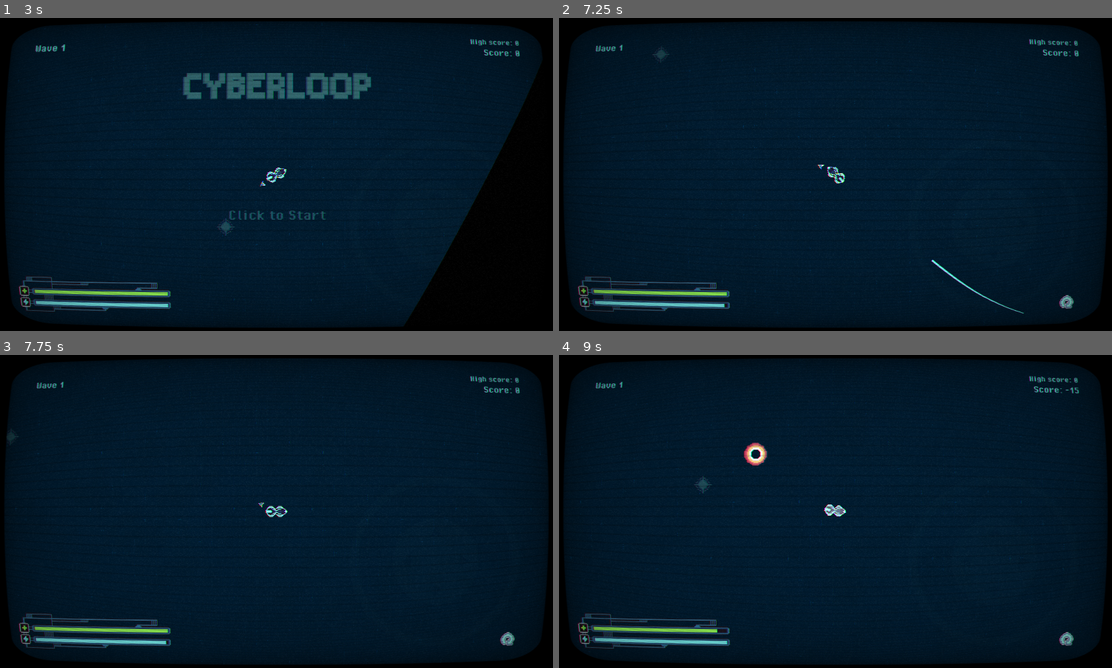
Above: before the commit, frames 1-4 (two rows, left to right).
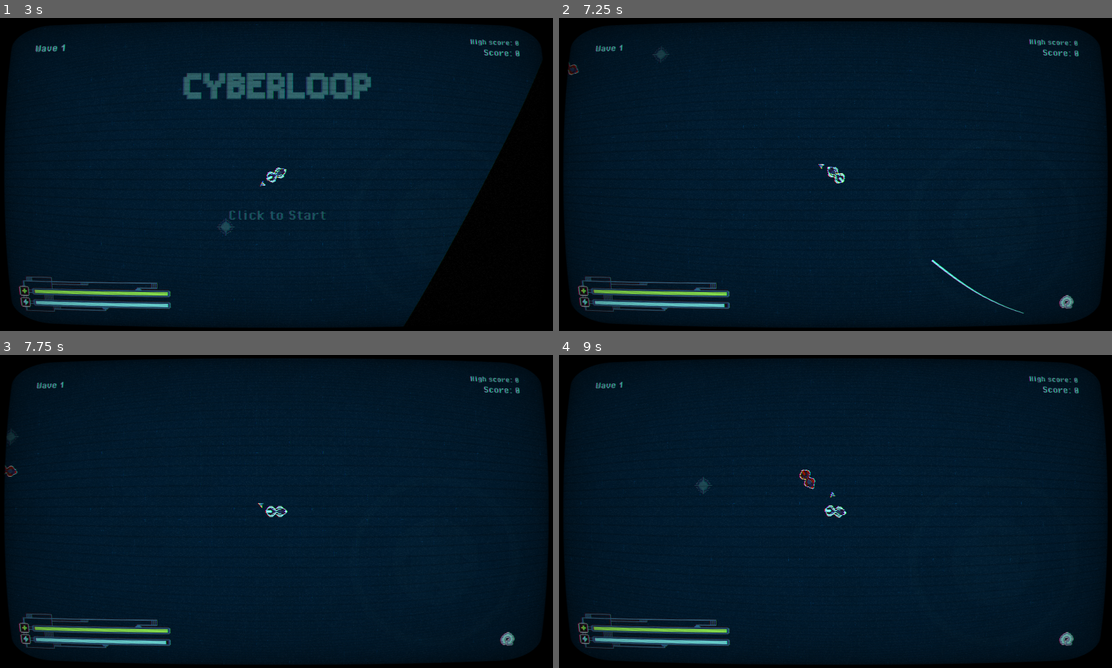
Above: after the commit, the same moments.

Repository: 20akshay00/cyberloop
Game: Godot game, scene res://scenes/world.tscn
The game is run twice, just before and just after one commit, with the same random seed, the same clock (stepped at 60 frames per second) and the same inputs.
Inputs (mouse positions are in pixels of both pictures, inside the frame that each line leads up to):
- Up to frame 1 (3 s): click (514, 305) at 0.5 s; click (514, 305) at 1.25 s; click (514, 305) at 2 s; tap Enter at 2.75 s; move the mouse to (398, 158) at 2.77 s; hold Right (ui_right) from 2.78 s (still down); click (398, 158) at 2.85 s
- Up to frame 2 (7.25 s): release Right (ui_right) at 3.5 s; drag from (724, 190) to (807, 237) at 3.52 s; move the mouse to (890, 105) at 4.27 s; hold Right (ui_right) 4.28-5 s; tap Mouse wheel up (zoom_in) at 4.35 s; drag from (807, 237) to (669, 127) at 5.02 s; move the mouse to (1001, 221) at 5.77 s; hold Left (ui_left) 5.78-6.5 s; click (1001, 221) at 5.85 s; drag from (669, 127) to (752, 96) at 6.52 s
- Up to frame 3 (7.75 s): move the mouse to (304, 511) at 7.27 s; hold Down (ui_down) from 7.28 s (still down); tap Mouse wheel up (zoom_in) at 7.35 s; click (304, 511) at 7.42 s
- Up to frame 4 (9 s): release Down (ui_down) at 8 s; tap Space at 8 s; drag from (752, 433) to (724, 527) at 8.02 s; move the mouse to (957, 495) at 8.77 s; hold Up (ui_up) from 8.78 s (still down); click (957, 495) at 8.85 s

Frame 1 is identical in both runs. In frame 2, less than 0.1% of the frame differs, in the area x 1-48%, y 14-49%; in frame 3, less than 0.1%; in frame 4, 0.7%, in the area x 3-95%, y 10-89%.

Commit message:
mines now behave as explosive barrels

Diff:
--- a/scenes/enemy.tscn
+++ b/scenes/enemy.tscn
@@ -6,7 +6,7 @@
 [ext_resource type="AudioStream" uid="uid://b4ax4tm3dvanm" path="res://assets/sfx/Explosion.mp3" id="5_c4w8v"]
 [ext_resource type="Texture2D" uid="uid://bf667fh16sk6k" path="res://assets/art/explosion_anim_v2.png" id="5_xwavj"]
 [ext_resource type="AudioStream" uid="uid://b0yqirokuapv6" path="res://assets/sfx/Bike Enemy Loop 2.ogg" id="6_xwavj"]
-[ext_resource type="AudioStream" uid="uid://b428pqlgglfl" path="res://assets/sfx/Spiral long.mp3" id="7_nenq2"]
+[ext_resource type="AudioStream" uid="uid://b0y3ccte151yl" path="res://assets/sfx/Spiral short.mp3" id="7_nenq2"]
 
 [sub_resource type="CapsuleShape2D" id="CapsuleShape2D_4gyqm"]
 radius = 24.5
@@ -123,7 +123,6 @@
 volume_db = 3.0
 attenuation = 1.41421
 panning_strength = 2.0
-bus = &"Misc"
 
 [node name="DriveSound" type="AudioStreamPlayer2D" parent="."]
 stream = ExtResource("6_xwavj")
@@ -134,7 +133,7 @@
 [node name="FallSound" type="AudioStreamPlayer2D" parent="."]
 stream = ExtResource("7_nenq2")
 panning_strength = 2.0
-bus = &"Misc"
+bus = &"Communication"
 
 [connection signal="velocity_computed" from="NavigationAgent2D" to="." method="_on_navigation_agent_2d_velocity_computed"]
 [connection signal="timeout" from="Timer" to="." method="_on_timer_timeout"]
--- a/scripts/enemy.gd
+++ b/scripts/enemy.gd
@@ -30,12 +30,12 @@
 	spawn()
 
 func fall() -> void:
-	fall_sound.play() #why no play??
 	die()
 
 func die() -> void:
 	if _is_active:
 		drive_sound.stop()
+		fall_sound.play() #why no play??
 		EventManager.enemy_died.emit()
 		_is_active = false
 		process_mode = Node.PROCESS_MODE_DISABLED
@@ -86,6 +86,7 @@
 		body.hit(1)
 		_is_active = false
 		$DeathSound.play()
+
 		$Sprite.hide()
 
 		var death_anim = $DeathAnimation
--- a/scripts/proximity_mine.gd
+++ b/scripts/proximity_mine.gd
@@ -16,7 +16,9 @@
 	spawn()
 
 func explode() -> void:
-	_is_exploding = true
+	for body in get_overlapping_bodies():
+		body.hit(1)
+
 	$ExplosionSound.play()
 	$Explosion.show()
 	$Explosion.play("explode")
@@ -32,12 +34,9 @@
 
 func _on_body_entered(body: Node2D) -> void:
 	if (body is Player) and not _is_exploding:
-		if not is_equal_approx(body.velocity.length(), body.max_speed):
-			explode()
-			body.hit(1)
-		else:
-			_is_exploding = true
-			get_tree().create_timer(0.15).timeout.connect(explode)
+		_is_exploding = true
+		get_tree().create_timer(0.05).timeout.connect(explode)
+
 		#if explosion_timer.is_stopped():
 			#explosion_timer.start()
 			#if tween: tween.kill()
